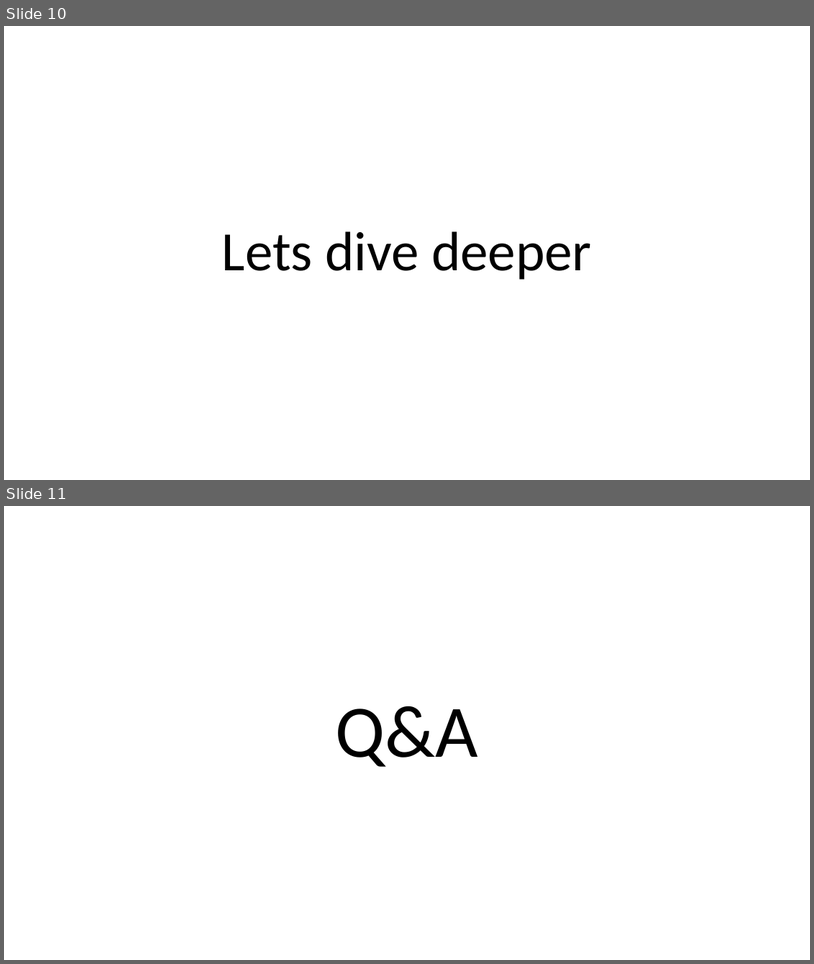
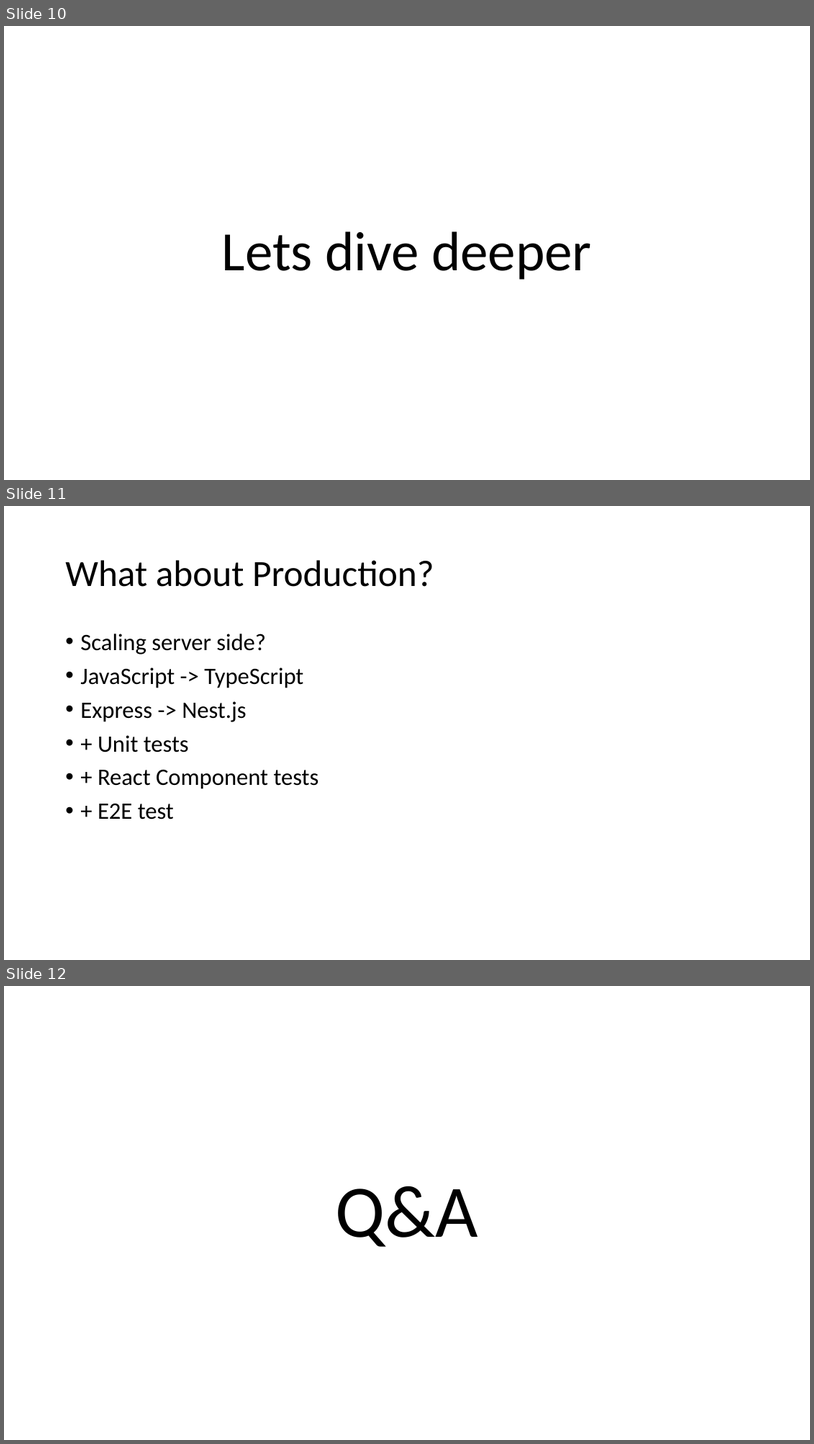
Before and after one commit to zatsepinvl/whatsclub, a slide deck: WhatsClub.pptx. Shown one above the other, each under a label of ours: slides 10 and 11 before the commit, slides 10, 11 and 12 after it. The pictures are 814x964 and 814x1444 pixels, drawn with LibreOffice and Linux fonts; fonts in the diff are those of the drawing. Boxes give left, top, right and bottom in pixels: in the first picture for what was removed or moved away, otherwise in the second. Text is boxed around its words. In the diff, an @@ line names an element or a change of style, - is before the commit and + after.

```diff
--- a/WhatsClub.pptx
+++ b/WhatsClub.pptx
@@ slide 11 added at <box>4,506,810,960</box>, background #FFFFFF @@
@@ title added at <box>65,560,434,587</box>, 44 pt, text #000000 @@
+What about Production?
@@ text added at <box>80,633,319,819</box>, 28 pt, text #000000 @@
+• Scaling server side?
+• JavaScript -> TypeScript
+• Express -> Nest.js
+• + Unit tests
+• + React Component tests
+• + E2E test
@@ what was slide 11 is now slide 12 @@
```
Also in this commit, not shown: 25 other files.
